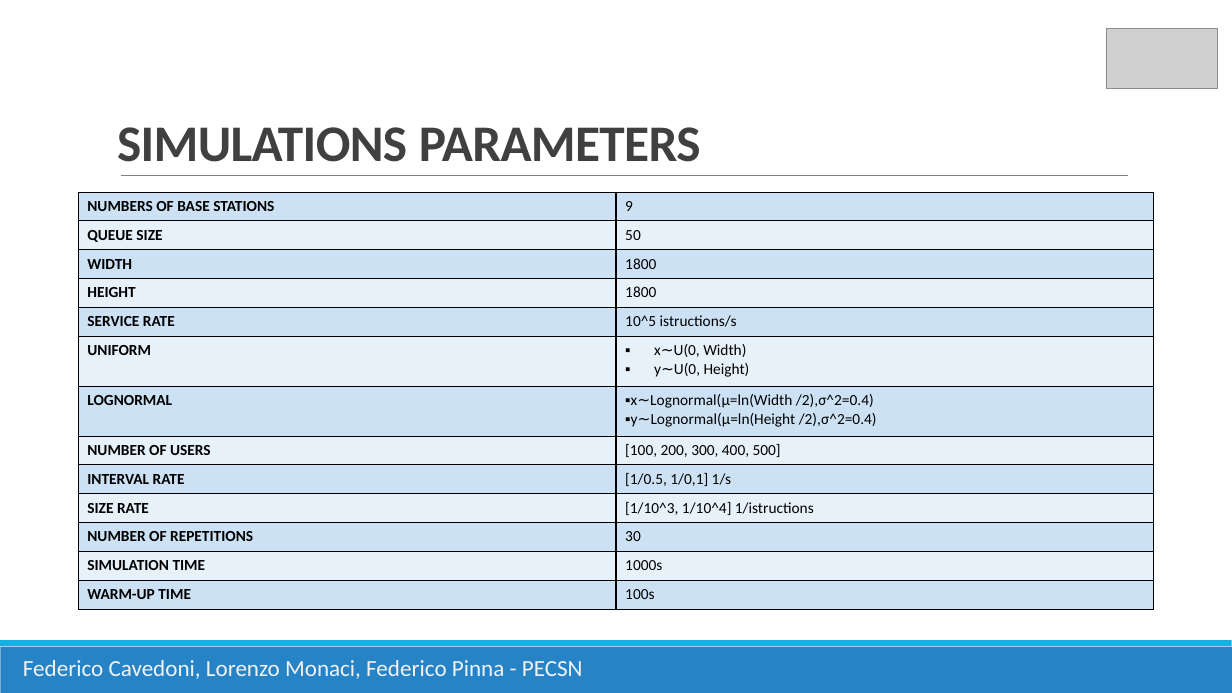
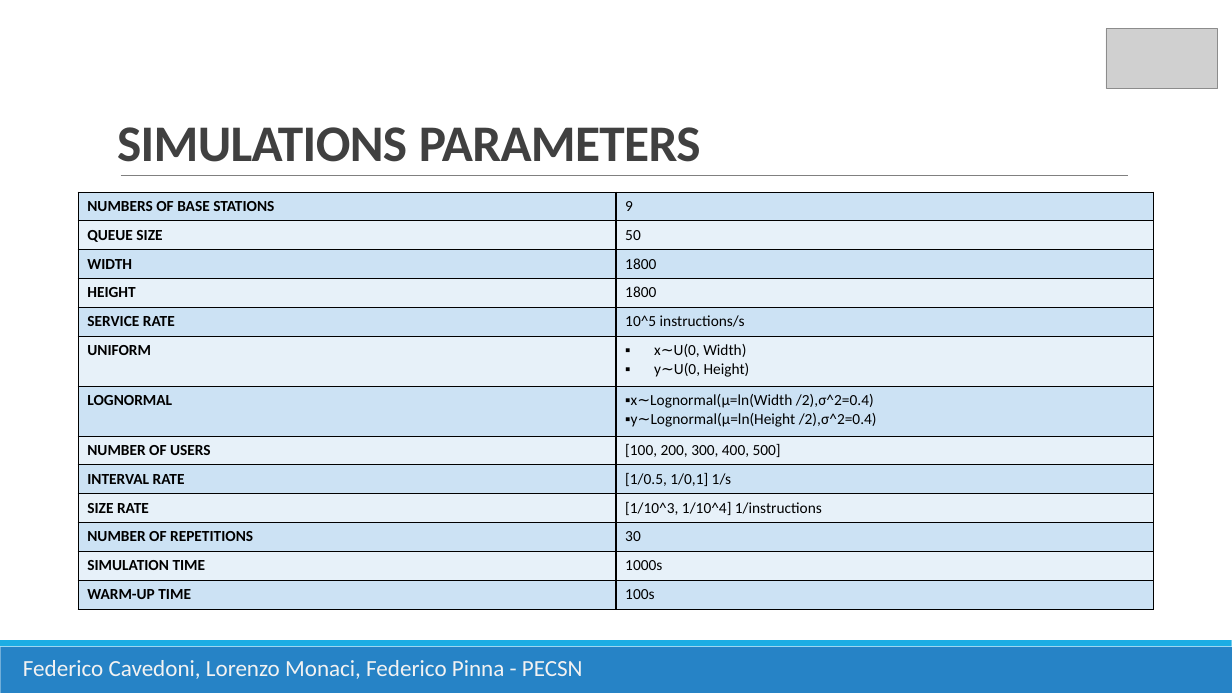
Before and after one commit to FedericoCavedoni/PECSN_Project, a slide deck: slide 4 of docs/PECSN_Presentation.pptx. Drawn at 1232x693 pixels with LibreOffice and Linux fonts; fonts in the diff are those of the drawing; grey boxes stand for pictures. Boxes give left, top, right and bottom in pixels: in the first picture for what was removed or moved away, otherwise in the second. Text is boxed around its words. In the diff, an @@ line names an element or a change of style, - is before the commit and + after.

```diff
--- a/docs/PECSN_Presentation.pptx
+++ b/docs/PECSN_Presentation.pptx
@@ table at (79,192,1154,610) @@
-row 5, column 2: 10^5 istructions/s
+row 5, column 2: 10^5 instructions/s
-row 10, column 2: [1/10^3, 1/10^4] 1/istructions
+row 10, column 2: [1/10^3, 1/10^4] 1/instructions
```
Also in this commit, not shown: 1 other file.
